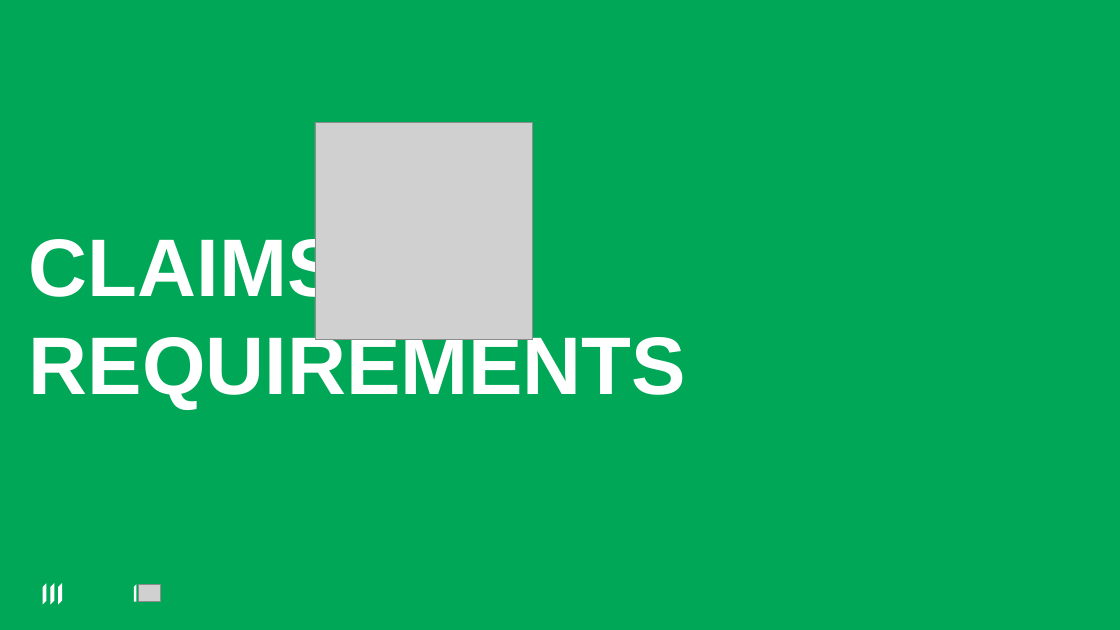
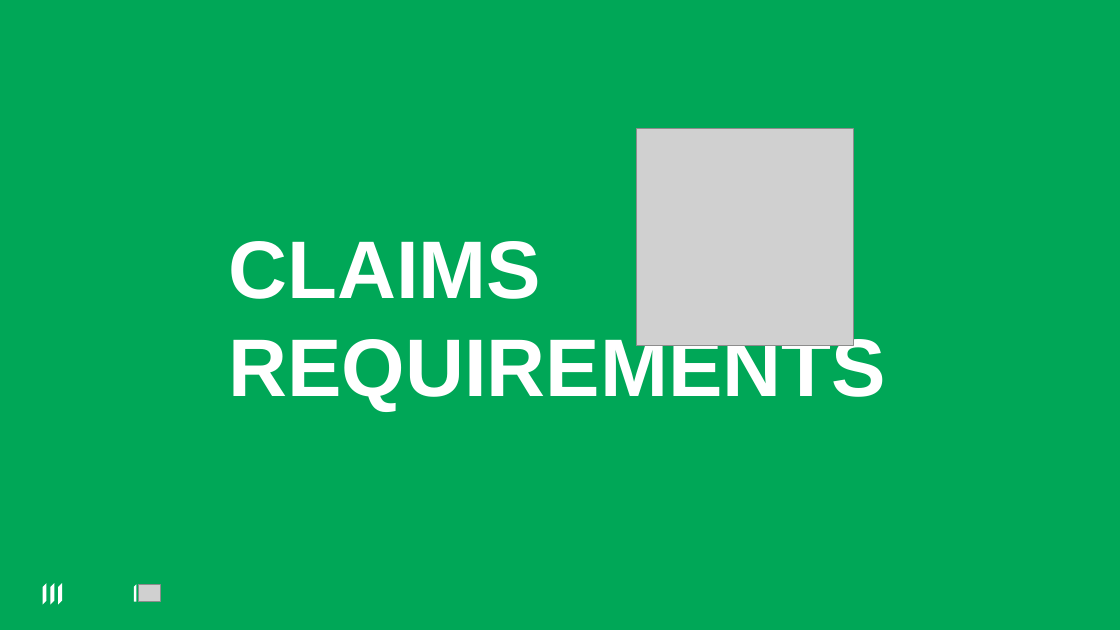
Before and after one commit to fogit-hd/NHOP, a slide deck: slide 23 of Data/AIPresenter/Input/pptx_file_here/FPT SOFTWARE PHILIPPINES CORP_2026_031926 .pptx. Drawn at 1120x630 pixels with LibreOffice and Linux fonts; fonts in the diff are those of the drawing; grey boxes stand for pictures; background and template pictures are left out. Boxes give left, top, right and bottom in pixels: in the first picture for what was removed or moved away, otherwise in the second. Text is boxed around its words. In the diff, an @@ line names an element or a change of style, - is before the commit and + after.

```diff
--- a/Data/AIPresenter/Input/pptx_file_here/FPT SOFTWARE PHILIPPINES CORP_2026_031926 .pptx
+++ b/Data/AIPresenter/Input/pptx_file_here/FPT SOFTWARE PHILIPPINES CORP_2026_031926 .pptx
@@ picture: place and size @@
-picture at (315,123,533,340)
+picture at (637,129,854,346)
@@ title "CLAIMS REQUIREMENTS" rewrapped from (29,231,686,408) to (229,241,886,411) @@
```
Also in this commit, not shown: 26 other slides changed, 39 other files.
